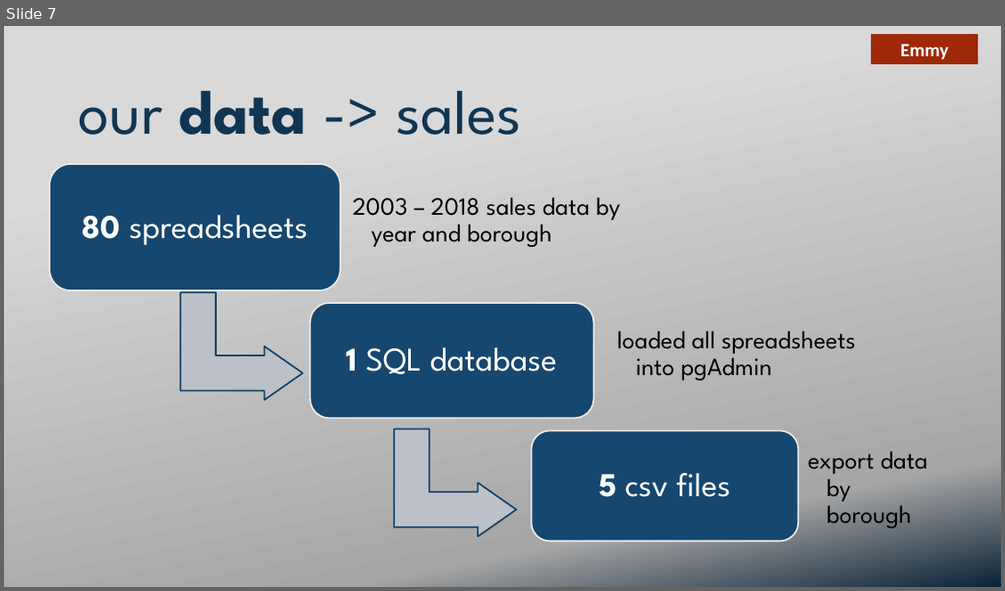
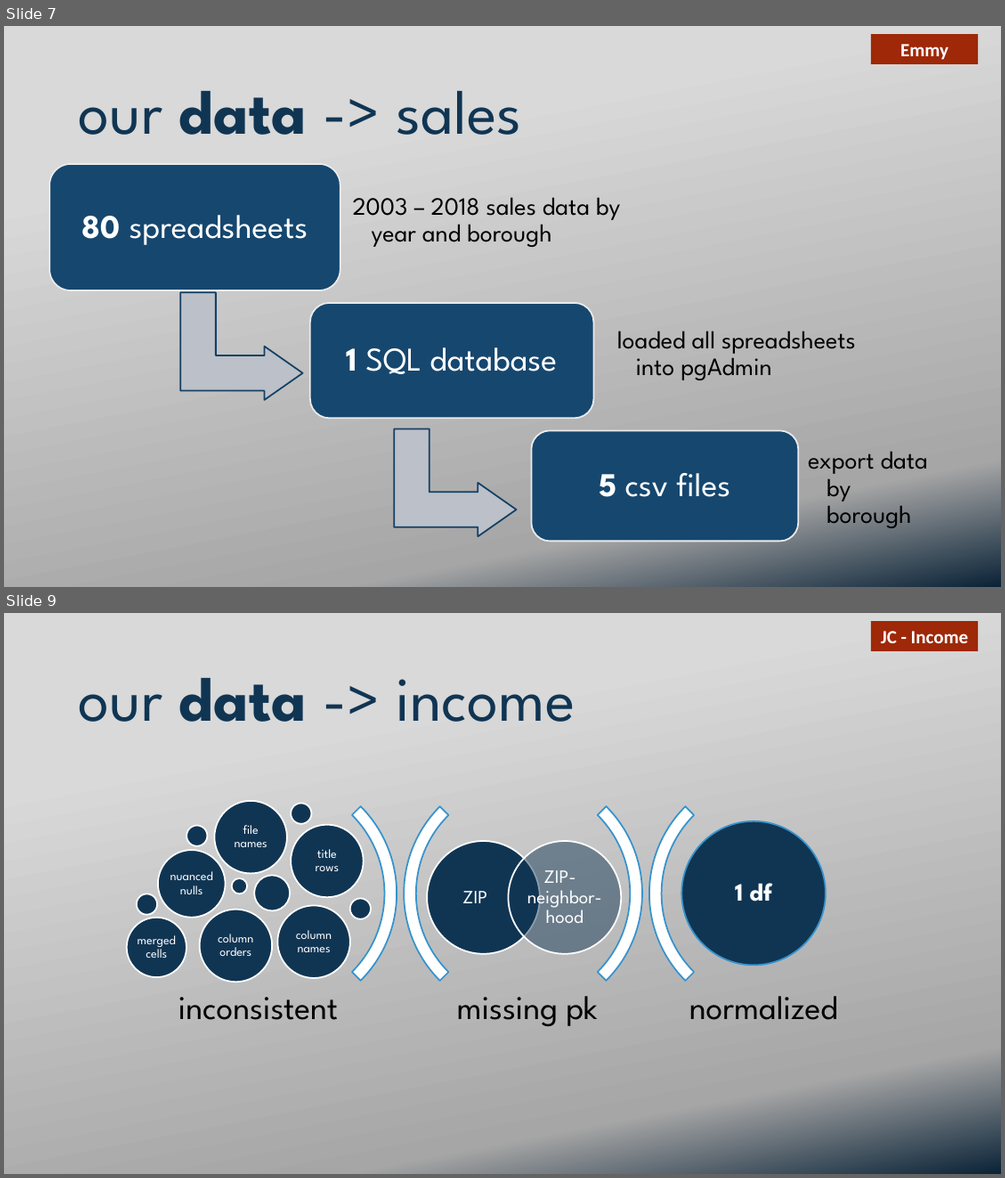
Before and after one commit to ekuo651/NYC-RE-Neighborhood-Trends, a slide deck: Presentation - Strawman.pptx. Shown one above the other, each under a label of ours: slide 7 before the commit, slides 7 and 9 after it; the slides between them are not shown. The pictures are 1005x591 and 1005x1178 pixels, drawn with LibreOffice and Linux fonts; fonts in the diff are those of the drawing; background and template pictures are left out. Boxes give left, top, right and bottom in pixels: in the first picture for what was removed or moved away, otherwise in the second. Text is boxed around its words. In the diff, an @@ line names an element or a change of style, - is before the commit and + after.

Commit message:
presentation updates

```diff
--- a/Presentation - Strawman.pptx
+++ b/Presentation - Strawman.pptx
@@ slide 9 added at (4, 613, 1001, 1174), background picture (left out) @@
@@ rectangle added at (871, 621, 978, 651), fill #9E2807, 18 pt, text #FFFFFF, bold @@
+JC - Income
@@ text added at (79, 678, 575, 722), 60 pt, text #113553 @@
+our data -> income
@@ arch (boxed as its full ring) added at (151, 770, 396, 1016), fill #FFFFFF, outline #3693CD 1.5 pt @@
@@ arch (boxed as its full ring) added at (396, 770, 642, 1016), fill #FFFFFF, outline #3693CD 1.5 pt @@
@@ arch (boxed as its full ring) added at (404, 770, 650, 1016), fill #FFFFFF, outline #3693CD 1.5 pt @@
@@ arch (boxed as its full ring) added at (649, 770, 896, 1016), fill #FFFFFF, outline #3693CD 1.5 pt @@
@@ ellipse added at (186, 826, 208, 846), fill #113553, outline #FFFFFF 1.5 pt @@
@@ freeform shape added at (215, 801, 287, 873), fill #113553, outline #FFFFFF 1.5 pt, 12 pt, text #FFFFFF @@
+file names
@@ ellipse added at (291, 803, 312, 824), fill #113553, outline #FFFFFF 1.5 pt @@
@@ freeform shape added at (291, 825, 364, 897), fill #113553, outline #FFFFFF 1.5 pt, 12 pt, text #FFFFFF @@
+title rows
@@ freeform shape added at (681, 821, 825, 965), fill #113553, outline #3693CD 1.5 pt, 24 pt, text #FFFFFF, bold @@
+1 df
@@ freeform shape added at (158, 850, 226, 917), fill #113553, outline #FFFFFF 1.5 pt, 12 pt, text #FFFFFF @@
+nuanced nulls
@@ freeform shape added at (428, 841, 540, 954), fill #113553, outline #FFFFFF 1.5 pt, 18 pt, text #FFFFFF @@
+ZIP
@@ freeform shape added at (508, 841, 621, 954), fill #113553 at 48% opacity, outline #FFFFFF 1.5 pt, 18 pt, text #FFFFFF @@
+ZIP- neighbor-hood
@@ ellipse added at (231, 878, 247, 894), fill #113553, outline #FFFFFF 1.5 pt @@
@@ ellipse added at (254, 876, 291, 911), fill #113553, outline #FFFFFF 1.5 pt @@
@@ ellipse added at (137, 894, 157, 915), fill #113553, outline #FFFFFF 1.5 pt @@
@@ freeform shape added at (278, 906, 350, 978), fill #113553, outline #FFFFFF 1.5 pt, 12 pt, text #FFFFFF @@
+column names
@@ ellipse added at (350, 899, 372, 919), fill #113553, outline #FFFFFF 1.5 pt @@
@@ freeform shape added at (127, 917, 186, 977), fill #113553, outline #FFFFFF 1.5 pt, 12 pt, text #FFFFFF @@
+merged cells
@@ freeform shape added at (200, 909, 273, 981), fill #113553, outline #FFFFFF 1.5 pt, 12 pt, text #FFFFFF @@
+column orders
@@ free added at (153, 984, 364, 1033), 32 pt, text #000000 @@
+inconsistent
@@ free added at (422, 984, 633, 1033), 32 pt, text #000000 @@
+missing pk
@@ free added at (658, 984, 870, 1033), 32 pt, text #000000 @@
+normalized
```
Also in this commit, not shown: 2 other slides added, 2 slides removed, 22 other files.
